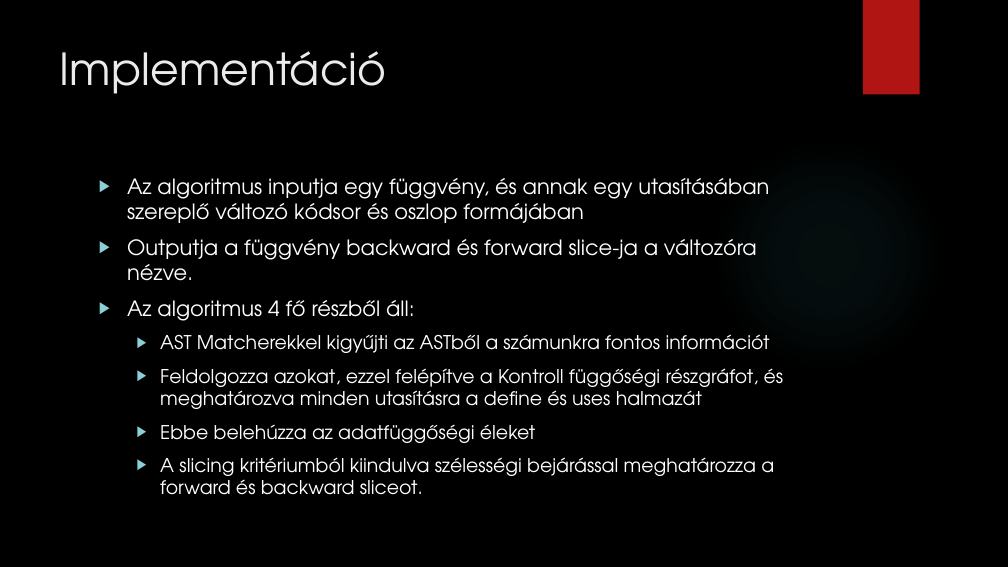
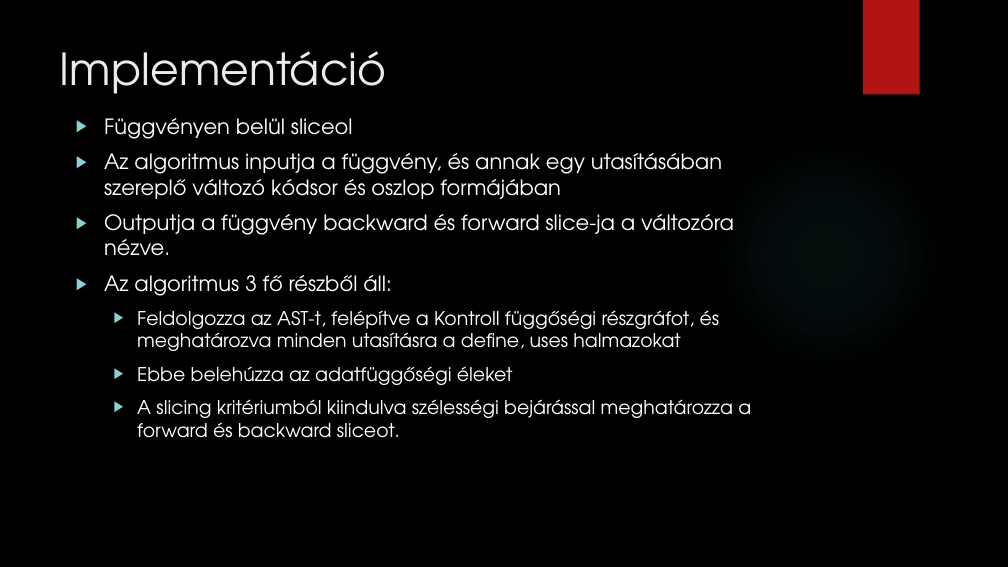
Before and after one commit to dwat3r/slicer, a slide deck: slide 15 of doc/Presentation.pptx (slide 25 before the commit). Drawn at 1008x567 pixels with LibreOffice and Linux fonts; fonts in the diff are those of the drawing; background and template pictures are left out. Boxes give left, top, right and bottom in pixels: in the first picture for what was removed or moved away, otherwise in the second. Text is boxed around its words. In the diff, an @@ line names an element or a change of style, - is before the commit and + after.

```diff
--- a/doc/Presentation.pptx
+++ b/doc/Presentation.pptx
@@ text "Függvényen belül sliceol": place and size @@
-text "Függvényen belül sliceol" at (127,178,784,495)
+text "Függvényen belül sliceol" at (104,118,751,438)
@@ text at (104,118,722,199): text changed @@
-▶ Az algoritmus inputja egy függvény, és annak egy utasításában szereplő változó kódsor és oszlop formájában
+▶ Függvényen belül sliceol
+▶ Az algoritmus inputja a függvény, és annak egy utasításában szereplő változó kódsor és oszlop formájában
@@ text at (104,275,720,351): text changed @@
-▶ Az algoritmus 4 fő részből áll:
-  ▶ AST Matcherekkel kigyűjti az ASTből a számunkra fontos információt
-  ▶ Feldolgozza azokat, ezzel felépítve a Kontroll függőségi részgráfot, és meghatározva minden utasításra a define és uses halmazát
+▶ Az algoritmus 3 fő részből áll:
+  ▶ Feldolgozza az AST-t, felépítve a Kontroll függőségi részgráfot, és meghatározva minden utasításra a define, uses halmazokat
```
Also in this commit, not shown: 8 other slides changed, 5 slides added, 19 slides removed, 10 other files.
